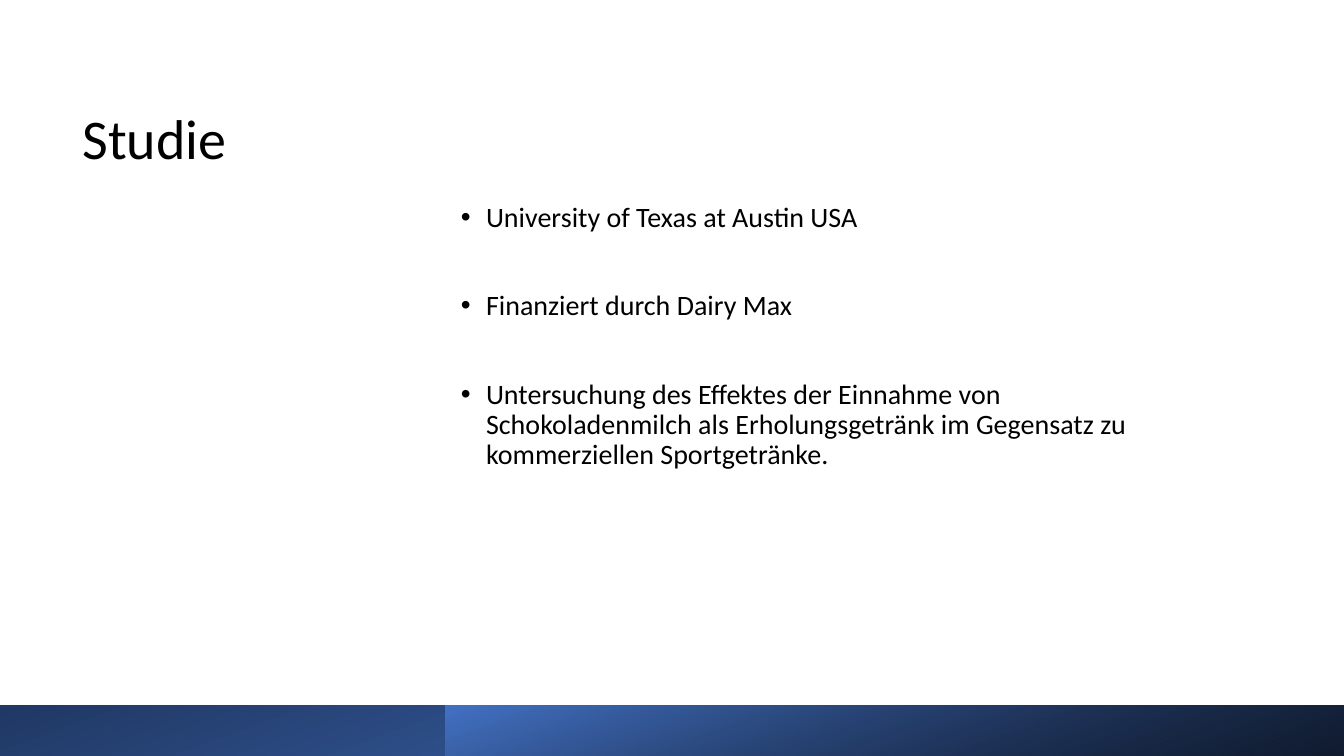
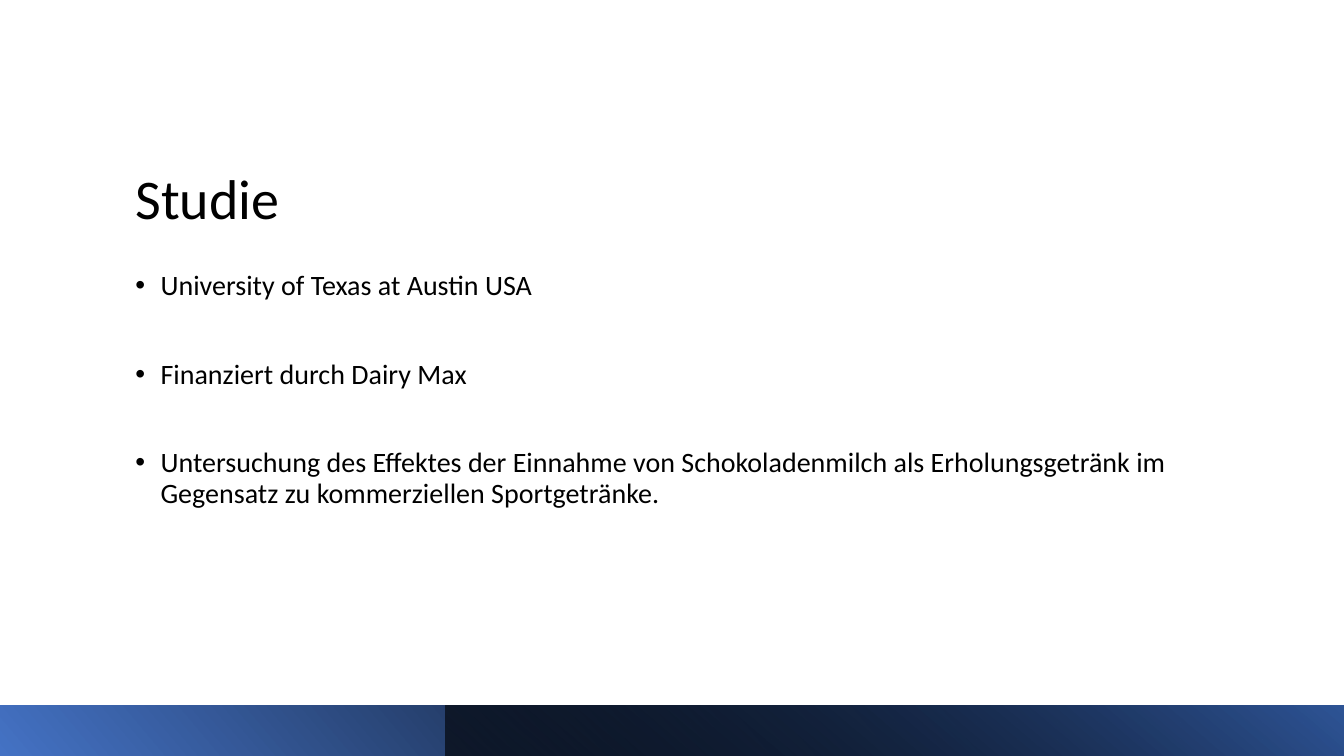
Before and after one commit to buehlpa/ChocolateMilkStudy, a slide deck: slide 5 of pp.pptx. Drawn at 1344x756 pixels with LibreOffice and Linux fonts; fonts in the diff are those of the drawing. Boxes give left, top, right and bottom in pixels: in the first picture for what was removed or moved away, otherwise in the second. Text is boxed around its words. In the diff, an @@ line names an element or a change of style, - is before the commit and + after.

```diff
--- a/pp.pptx
+++ b/pp.pptx
@@ title "Studie": place and size @@
-title "Studie" at (83,120,227,160)
+title "Studie" at (135,180,279,220)
@@ title "Studie" at (135,180,279,220): vertical alignment top to bottom @@
@@ text "University of Texas at Austin ..." rewrapped from (486,207,1126,469) to (161,275,1165,508) @@
@@ rectangle at (0,706,1344,756): fill gradient #4472C4 to #203864 to gradient #4472C4 to #000000 @@
@@ rectangle at (446,706,1344,756): fill gradient #000000 to #4472C4 to gradient #000000 to #2F5597 @@
```
Also in this commit, not shown: 8 other slides changed.
